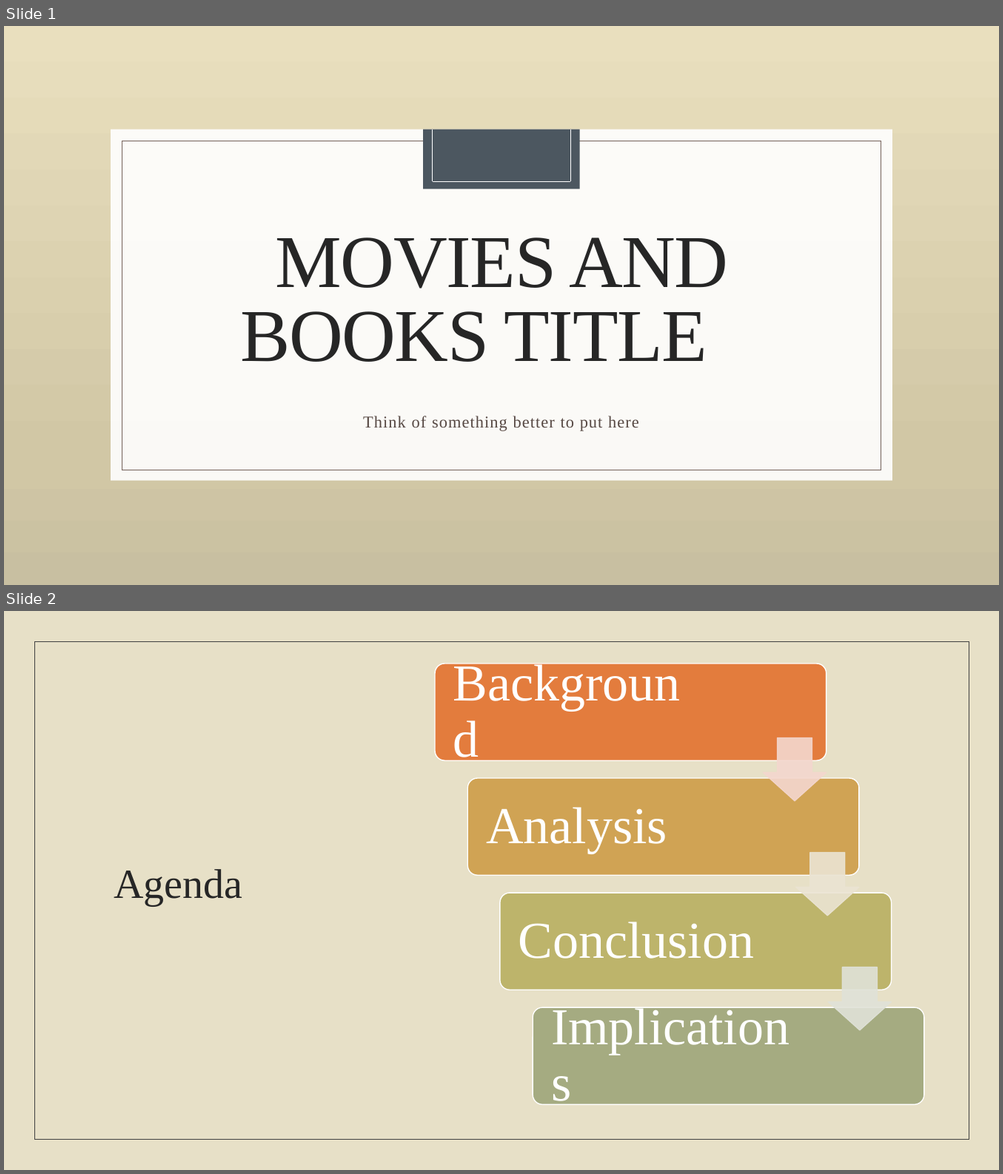
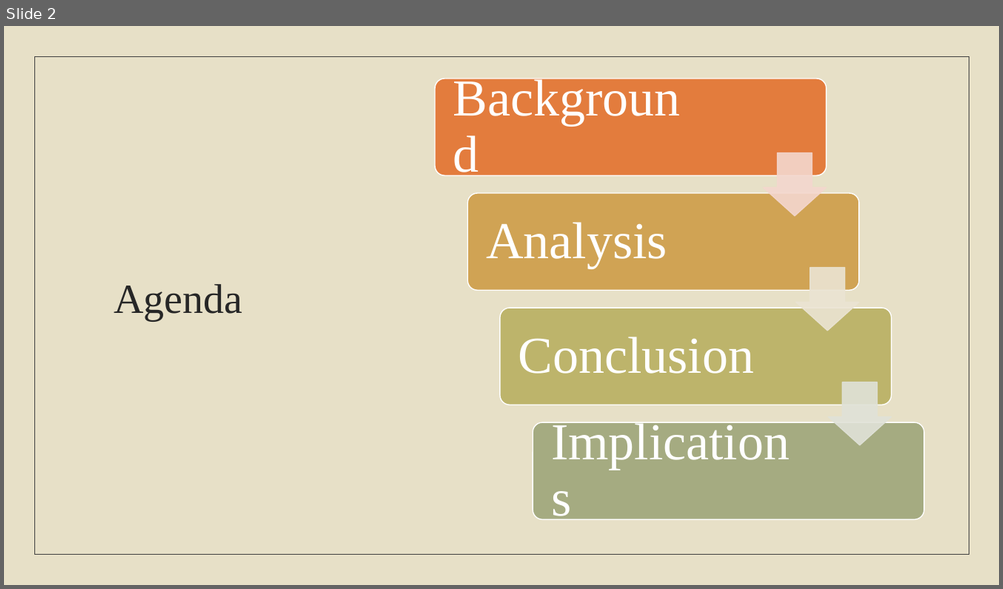
Before and after one commit to laurenemilyto/film_adapatation_success, a slide deck: Steg_pres.pptx. Shown one above the other, each under a label of ours: slides 1 and 2 before the commit, slide 2 after it. The pictures are 1003x1174 and 1003x589 pixels, drawn with LibreOffice and Linux fonts; fonts in the diff are those of the drawing; background and template pictures are left out. Boxes give left, top, right and bottom in pixels: in the first picture for what was removed or moved away, otherwise in the second. Text is boxed around its words. In the diff, an @@ line names an element or a change of style, - is before the commit and + after.

```diff
--- a/Steg_pres.pptx
+++ b/Steg_pres.pptx
@@ slide 1 removed at <box>4,26,999,585</box>, background picture (left out) @@
@@ rectangle removed at <box>4,26,999,585</box> @@
@@ rectangle removed at <box>111,130,892,481</box> @@
@@ rectangle removed at <box>111,130,892,481</box> @@
@@ rectangle removed at <box>424,130,580,190</box> @@
@@ line removed from (432, 130) to (432, 182) @@
@@ line removed from (432, 130) to (432, 182) @@
@@ line removed from (570, 130) to (570, 182) @@
@@ line removed from (570, 130) to (570, 182) @@
@@ rectangle removed at <box>122,141,881,470</box> @@
@@ rectangle removed at <box>122,141,881,470</box> @@
@@ line removed from (432, 182) to (570, 182) @@
@@ title removed at <box>240,238,728,362</box> @@
-MOVIES AND BOOKS TITLE
@@ subtitle removed at <box>363,416,639,432</box> @@
-Think of something better to put here
```
Also in this commit, not shown: 1 slide changed, 2 slides added.
